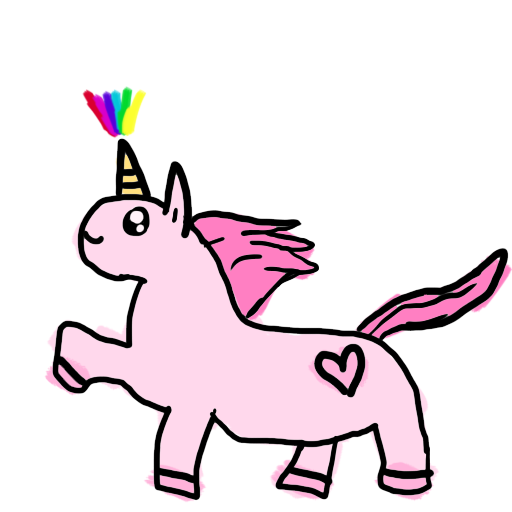
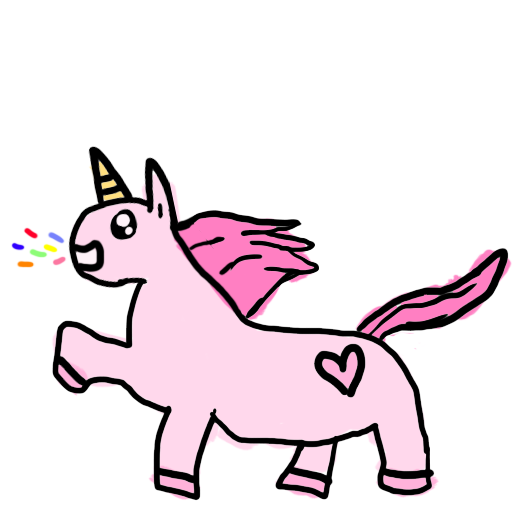
Before/after of a 512x512 layered artwork. What changed in the layer stack:
painted on "Layer 0" over [left=68, top=138, right=242, bottom=317]
added layer "Layer 3" above "Layer 1" over [left=11, top=159, right=512, bottom=501]
hid "Layer 1" over [left=44, top=86, right=512, bottom=503]
